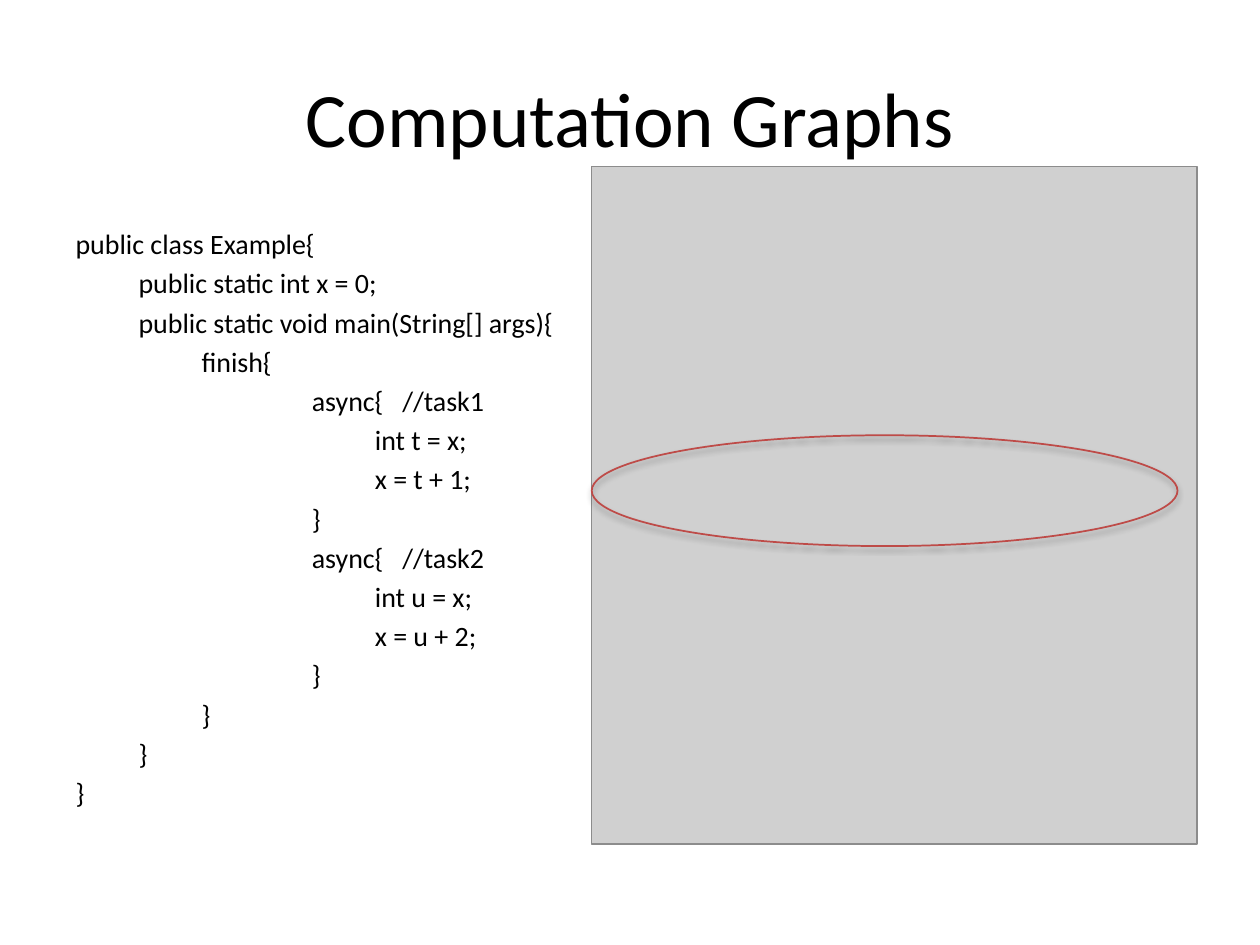
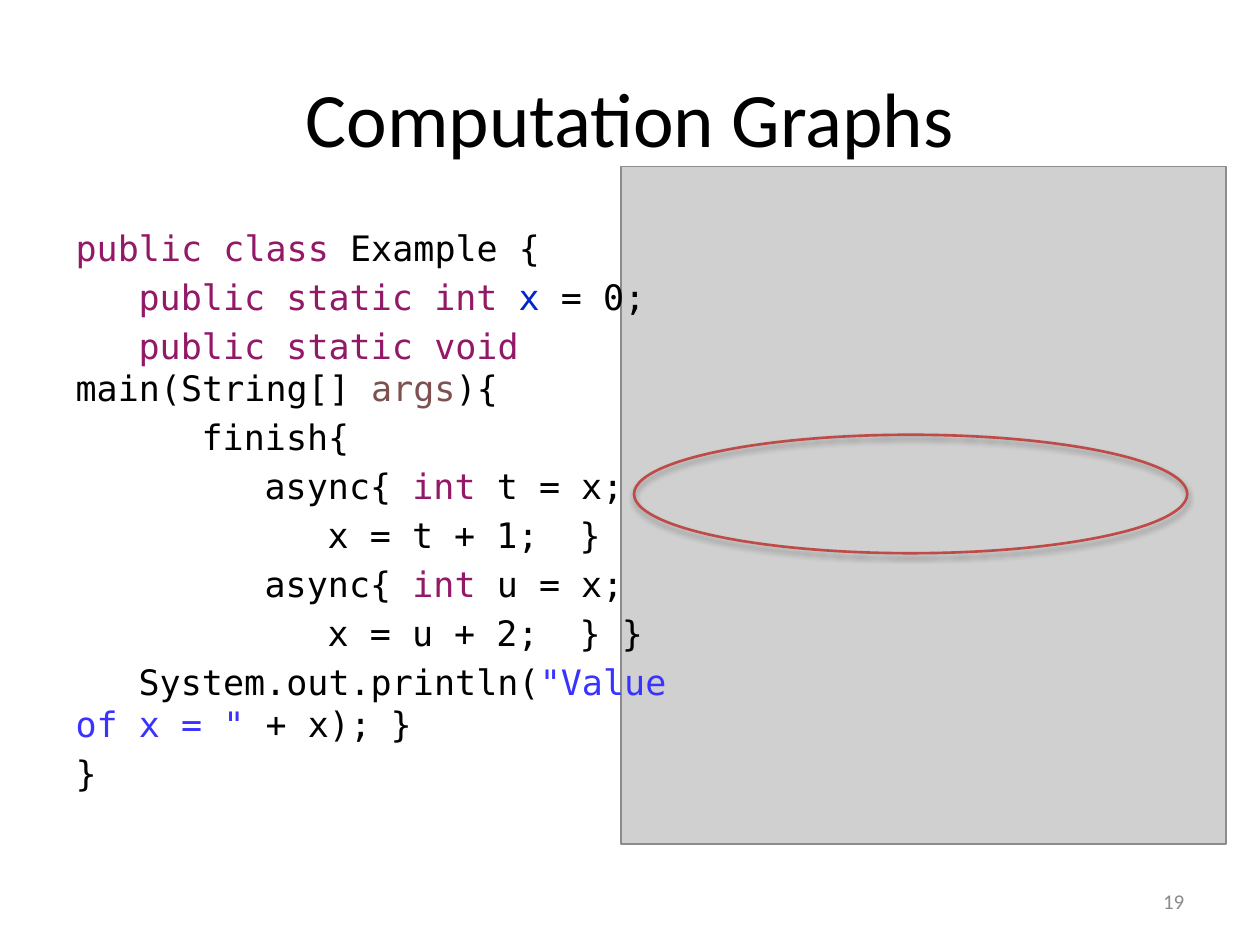
Before and after one commit to ericmercer/nakade-radha, a slide deck: slide 20 of proposal/ppt/thesis-proposal.pptx (slide 16 before the commit). Drawn at 1260x945 pixels with LibreOffice and Linux fonts; fonts in the diff are those of the drawing; grey boxes stand for pictures. Boxes give left, top, right and bottom in pixels: in the first picture for what was removed or moved away, otherwise in the second. Text is boxed around its words. In the diff, an @@ line names an element or a change of style, - is before the commit and + after.

```diff
--- a/proposal/ppt/thesis-proposal.pptx
+++ b/proposal/ppt/thesis-proposal.pptx
@@ picture: place and size @@
-picture at (592,166,1197,844)
+picture at (621,166,1226,844)
@@ text at (76,234,498,269): text changed; size 16 to 20 pt; font Calibri to DejaVu Sans Mono; text colour #000000 to #931968 @@
-public class Example{
+public class Example {
@@ text at (76,282,645,456): size 16 to 20 pt, font Calibri to DejaVu Sans Mono in "public static int x = 0;", "public static void main(String[] args){", "finish{", "}"; text colour #000000 to #931968 in "public static int", "public static void"; text colour #000000 to #0226CC in "x"; text colour #000000 to #7E504F in "args){"; list level 3 to 1 in "}" @@
@@ ellipse: place and size @@
-ellipse at (592,435,1178,546)
+ellipse at (634,435,1187,553)
@@ ellipse at (634,435,1187,553): outline #BF4C48 1 pt to #BF4C48 1.5 pt @@
@@ text at (76,471,667,742): text changed; size 16 to 20 pt; font Calibri to DejaVu Sans Mono @@
-    async{ //task1
-    int t = x;
-    x = t + 1;
+async{ int t = x;
+x = t + 1; }
+async{ int u = x;
+x = u + 2; } }
+System.out.println("Value of x = " + x); }
@@ text at (312,547,484,650): paragraphs removed @@
-    async{ //task2
-    int u = x;
-    x = u + 2;
-    }
-}
-}
-}
@@ page number added at (1163,895,1184,909), 12 pt, text #8C8C8C @@
+19
```
Also in this commit, not shown: 18 other slides changed, 13 slides added, 3 slides removed.
